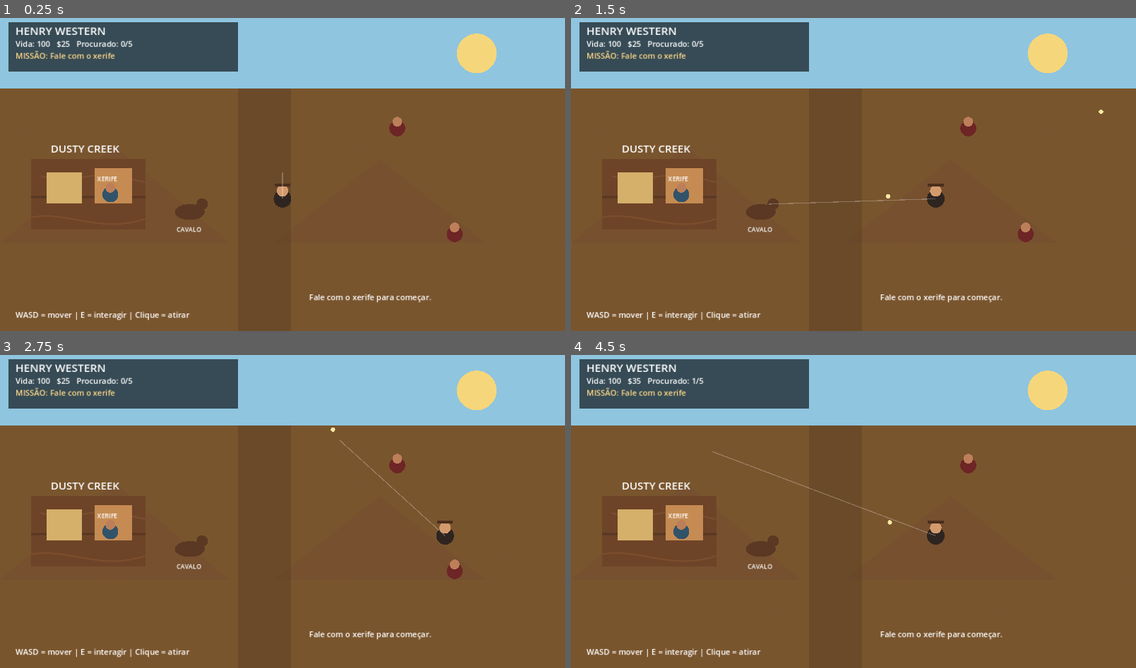
Above: before the commit, frames 1-4 (two rows, left to right).
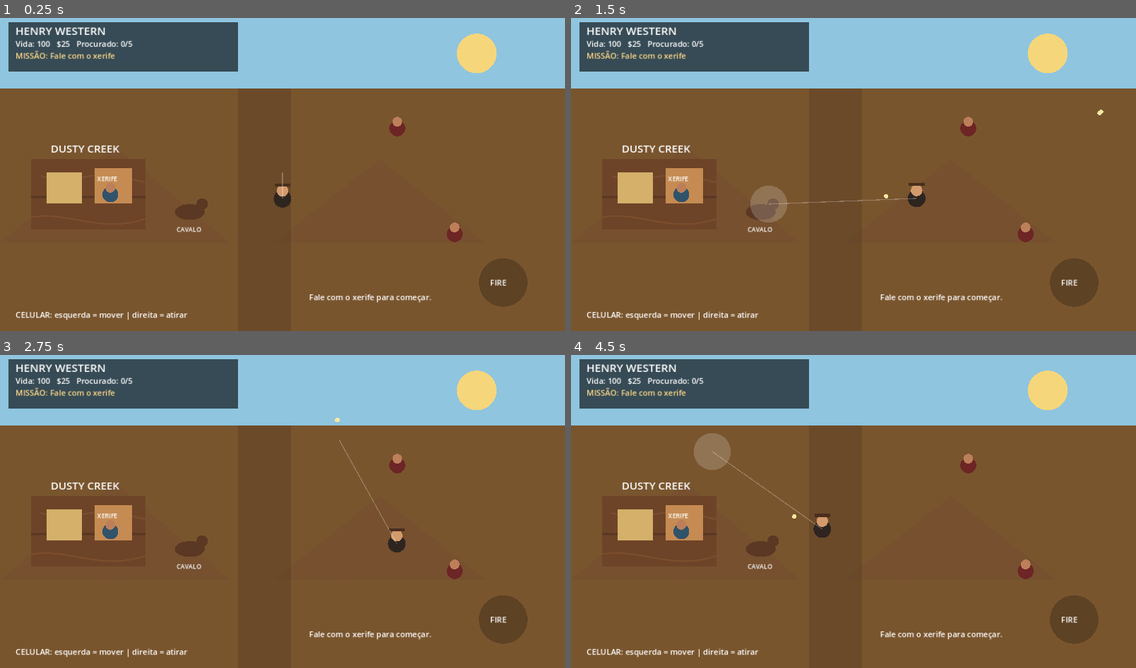
Above: after the commit, the same moments.

Repository: ricksilvahofc-star/henry-ia
Game: Godot game, scene res://scenes/main.tscn
Two runs of this game, one before a commit and one after it. Both use one fixed random seed, a clock stepped at 60 frames per second and the inputs below.
Inputs (mouse positions are in pixels of both pictures, inside the frame that each line leads up to):
- Up to frame 1 (0.25 s): no input
- Up to frame 2 (1.5 s): tap Enter at 0.5 s; move the mouse to (977, 155) at 0.52 s; hold D (move_right) 0.53-1.25 s; click (977, 155) at 0.6 s; drag from (740, 187) to (825, 237) at 1.27 s
- Up to frame 3 (2.75 s): move the mouse to (339, 439) at 2.02 s; hold D (move_right) from 2.03 s (still down); tap E (interact) at 2.1 s; click (339, 439) at 2.3 s
- Up to frame 4 (4.5 s): release D (move_right) at 2.75 s; drag from (825, 574) to (684, 461) at 2.77 s; move the mouse to (1023, 558) at 3.52 s; hold A (move_left) 3.53-4.25 s; click (1023, 558) at 3.6 s; drag from (684, 461) to (768, 430) at 4.27 s

The runs differ from the first frame. In frame 1, 1.4% of the frame differs, in the area x 2-94%, y 76-97%; in frame 2, 2.5%; in frame 3, 1.9%; in frame 4, 2.7%, in the area x 2-94%, y 7-97%.

Commit message:
Henry Western: add mobile touch movement and shooting controls

Diff:
--- a/scripts/main.gd
+++ b/scripts/main.gd
@@ -12,6 +12,10 @@
 var wanted := 0
 var health := 100
 var gameplay := preload("res://scripts/gameplay_system.gd").new()
+var touch_move := Vector2.ZERO
+var touch_fire := Vector2.ZERO
+var touch_moving := false
+var touch_firing := false
 
 var ground_texture: Texture2D = preload("res://assets/generated/desert_ground.svg")
 var wood_texture: Texture2D = preload("res://assets/generated/wood_planks.svg")
@@ -20,8 +24,40 @@
     add_child(gameplay)
     queue_redraw()
 
+func _input(event: InputEvent) -> void:
+    if event is InputEventScreenTouch:
+        if event.pressed:
+            if event.position.x < 640.0:
+                touch_move = event.position
+                touch_moving = true
+            else:
+                touch_fire = event.position
+                touch_firing = true
+                fire_toward(touch_fire)
+        else:
+            if event.position.x < 640.0:
+                touch_moving = false
+                touch_move = Vector2.ZERO
+            else:
+                touch_firing = false
+                touch_fire = Vector2.ZERO
+    elif event is InputEventScreenDrag:
+        if event.position.x < 640.0:
+            touch_move = event.position
+        else:
+            touch_fire = event.position
+            if event.relative.length() > 10.0:
+                fire_toward(touch_fire)
+
+func fire_toward(target: Vector2) -> void:
+    var dir := (target - player_pos).normalized()
+    if dir.length() > 0.0:
+        bullets.append({"pos": player_pos, "vel": dir * 650.0})
+
 func _process(delta: float) -> void:
     var direction := Input.get_vector("move_left", "move_right", "move_up", "move_down")
+    if touch_moving:
+        direction = (touch_move - player_pos).normalized()
     velocity = direction * gameplay.get_speed(speed)
     player_pos += velocity * delta
     player_pos.x = clamp(player_pos.x, 50.0, 1230.0)
@@ -35,9 +71,7 @@
             gameplay.interaction_message = "Recompensa recebida! Procure outra missão."
 
     if Input.is_action_just_pressed("fire"):
-        var target := get_global_mouse_position()
-        var dir := (target - player_pos).normalized()
-        bullets.append({"pos": player_pos, "vel": dir * 650.0})
+        fire_toward(get_global_mouse_position())
 
     for bullet in bullets:
         bullet.pos += bullet.vel * delta
@@ -60,12 +94,10 @@
     draw_texture_rect(ground_texture, Rect2(0, 170, 1280, 550), true)
     draw_circle(Vector2(1080, 90), 45, Color("#f6d67a"))
 
-    # Montanhas e estrada
     draw_polygon(PackedVector2Array([Vector2(0,520),Vector2(260,300),Vector2(520,520)]), PackedColorArray([Color("#76502f")]))
     draw_polygon(PackedVector2Array([Vector2(620,520),Vector2(860,330),Vector2(1100,520)]), PackedColorArray([Color("#76502f")]))
     draw_rect(Rect2(540, 170, 120, 550), Color(0.35, 0.24, 0.14, 0.45))
 
-    # Dusty Creek / xerife
     draw_texture_rect(wood_texture, Rect2(70, 330, 260, 160), true)
     draw_rect(Rect2(70, 330, 260, 160), Color(0.45, 0.27, 0.15, 0.35))
     draw_rect(Rect2(105, 360, 80, 70), Color("#d4b06a"))
@@ -75,18 +107,15 @@
     draw_circle(gameplay.npc_pos + Vector2(0,-15), 11, Color("#bd7f59"))
     draw_string(ThemeDB.fallback_font, gameplay.npc_pos + Vector2(-30,-30), "XERIFE", HORIZONTAL_ALIGNMENT_LEFT, -1, 14, Color.WHITE)
 
-    # Cavalo
     draw_ellipse(gameplay.horse_pos, Vector2(34, 18), Color("#5b3823"))
     draw_circle(gameplay.horse_pos + Vector2(28,-18), 13, Color("#5b3823"))
     draw_string(ThemeDB.fallback_font, gameplay.horse_pos + Vector2(-30,45), "CAVALO", HORIZONTAL_ALIGNMENT_LEFT, -1, 14, Color.WHITE)
 
-    # Alvo da missão
     if gameplay.mission_state == "accepted":
         draw_circle(gameplay.target_pos, 20, Color("#7d2424"))
         draw_circle(gameplay.target_pos + Vector2(0,-16), 11, Color("#bd7f59"))
         draw_string(ThemeDB.fallback_font, gameplay.target_pos + Vector2(-30,-30), "ALVO", HORIZONTAL_ALIGNMENT_LEFT, -1, 14, Color("#ffd98a"))
 
-    # Player
     draw_circle(player_pos, 20, Color("#2e2520"))
     draw_circle(player_pos + Vector2(0,-18), 13, Color("#d39a6c"))
     draw_rect(Rect2(player_pos.x-18, player_pos.y-35, 36, 7), Color("#4a2e1d"))
@@ -100,13 +129,17 @@
     for bullet in bullets:
         draw_circle(bullet.pos, 5, Color("#f8e7a1"))
 
-    # HUD
     draw_rect(Rect2(20, 20, 520, 112), Color(0,0,0,0.62))
     draw_string(ThemeDB.fallback_font, Vector2(35, 48), "HENRY WESTERN", HORIZONTAL_ALIGNMENT_LEFT, -1, 25, Color.WHITE)
     draw_string(ThemeDB.fallback_font, Vector2(35, 75), "Vida: %d   $%d   Procurado: %d/5" % [health, money, wanted], HORIZONTAL_ALIGNMENT_LEFT, -1, 18, Color.WHITE)
     draw_string(ThemeDB.fallback_font, Vector2(35, 102), gameplay.get_mission_label(), HORIZONTAL_ALIGNMENT_LEFT, -1, 18, Color("#ffd98a"))
-    draw_string(ThemeDB.fallback_font, Vector2(35, 690), "WASD = mover | E = interagir | Clique = atirar", HORIZONTAL_ALIGNMENT_LEFT, -1, 18, Color.WHITE)
+    draw_string(ThemeDB.fallback_font, Vector2(35, 690), "CELULAR: esquerda = mover | direita = atirar", HORIZONTAL_ALIGNMENT_LEFT, -1, 18, Color.WHITE)
     draw_string(ThemeDB.fallback_font, Vector2(700, 650), gameplay.interaction_message, HORIZONTAL_ALIGNMENT_LEFT, 540, 18, Color.WHITE)
+
+    if touch_moving:
+        draw_circle(touch_move, 42, Color(1,1,1,0.18))
+    draw_circle(Vector2(1140, 610), 55, Color(0,0,0,0.22))
+    draw_string(ThemeDB.fallback_font, Vector2(1110, 617), "FIRE", HORIZONTAL_ALIGNMENT_LEFT, -1, 18, Color.WHITE)
 
 func draw_ellipse(center: Vector2, radii: Vector2, color: Color) -> void:
     var points := PackedVector2Array()
